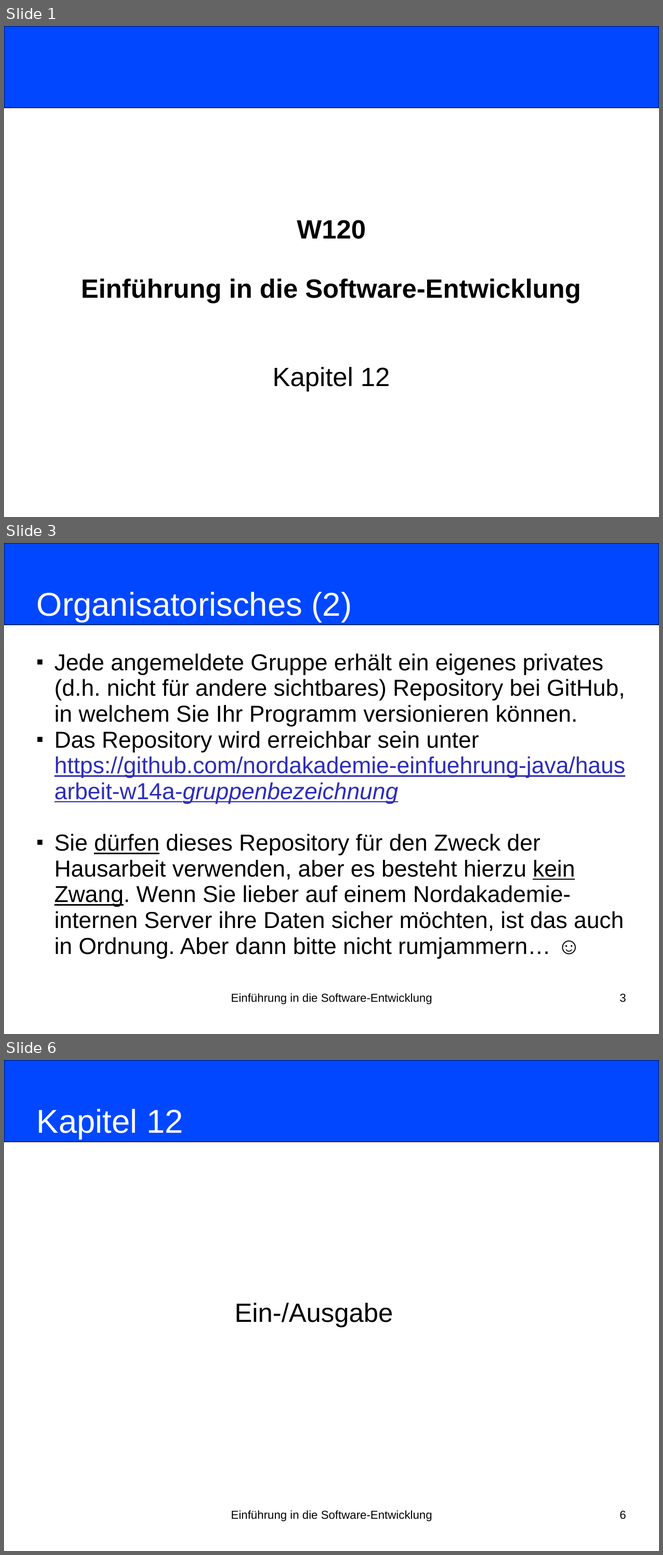
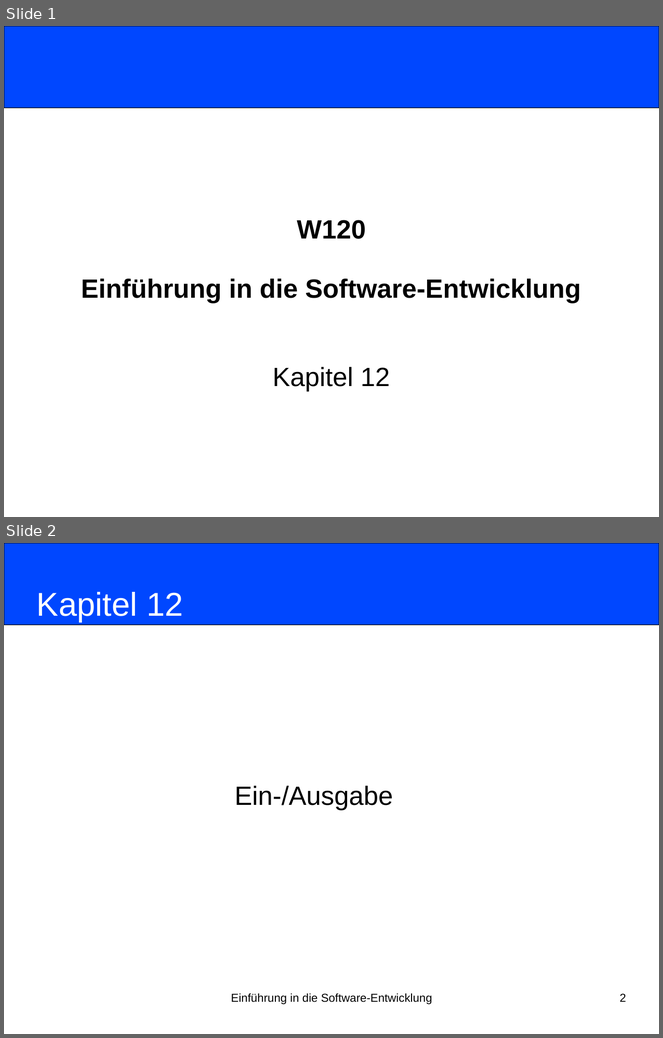
Before and after one commit to nordakademie-einfuehrung-java/vorlesungsskript, a slide deck: folien/Semester_04_Termin_04_Kapitel12.pptx. Shown one above the other, each under a label of ours: slides 1, 3 and 6 before the commit, slides 1 and 2 after it; the slides between them are not shown. The pictures are 663x1555 and 663x1038 pixels, drawn with LibreOffice and Linux fonts; fonts in the diff are those of the drawing. Boxes give left, top, right and bottom in pixels: in the first picture for what was removed or moved away, otherwise in the second. Text is boxed around its words. In the diff, an @@ line names an element or a change of style, - is before the commit and + after.

```diff
--- a/folien/Semester_04_Termin_04_Kapitel12.pptx
+++ b/folien/Semester_04_Termin_04_Kapitel12.pptx
@@ slide 3 removed at [4,543,659,1034], background #FFFFFF @@
@@ rounded rectangle removed at [4,543,659,625] @@
@@ title removed at [37,592,352,622] @@
-Organisatorisches (2)
@@ subtitle removed at [54,653,625,959] @@
-■ Jede angemeldete Gruppe erhält ein eigenes privates (d.h. nicht für andere sichtbares) Repository bei GitHub, in welchem Sie Ihr Programm versionieren können.
-■ Das Repository wird erreichbar sein unter https://github.com/nordakademie-einfuehrung-java/hausarbeit-w14a-gruppenbezeichnung
-■ Sie dürfen dieses Repository für den Zweck der Hausarbeit verwenden, aber es besteht hierzu kein Zwang. Wenn Sie lieber auf einem Nordakademie-internen Server ihre Daten sicher möchten, ist das auch in Ordnung. Aber dann bitte nicht rumjammern… ☺
@@ text removed at [231,994,432,1005] @@
-Einführung in die Software-Entwicklung
@@ page number removed at [620,994,626,1003] @@
-3
@@ what was slide 6 is now slide 2 @@
@@ page number at [620,994,626,1002]: text changed @@
-6
+2
```
Also in this commit, not shown: 3 other slides removed, 3 other files.
